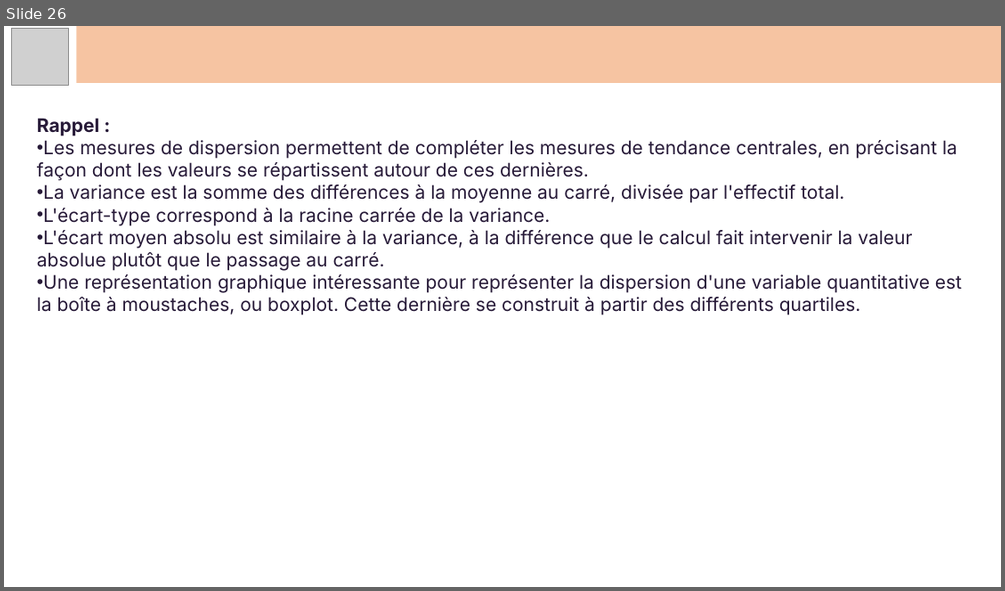
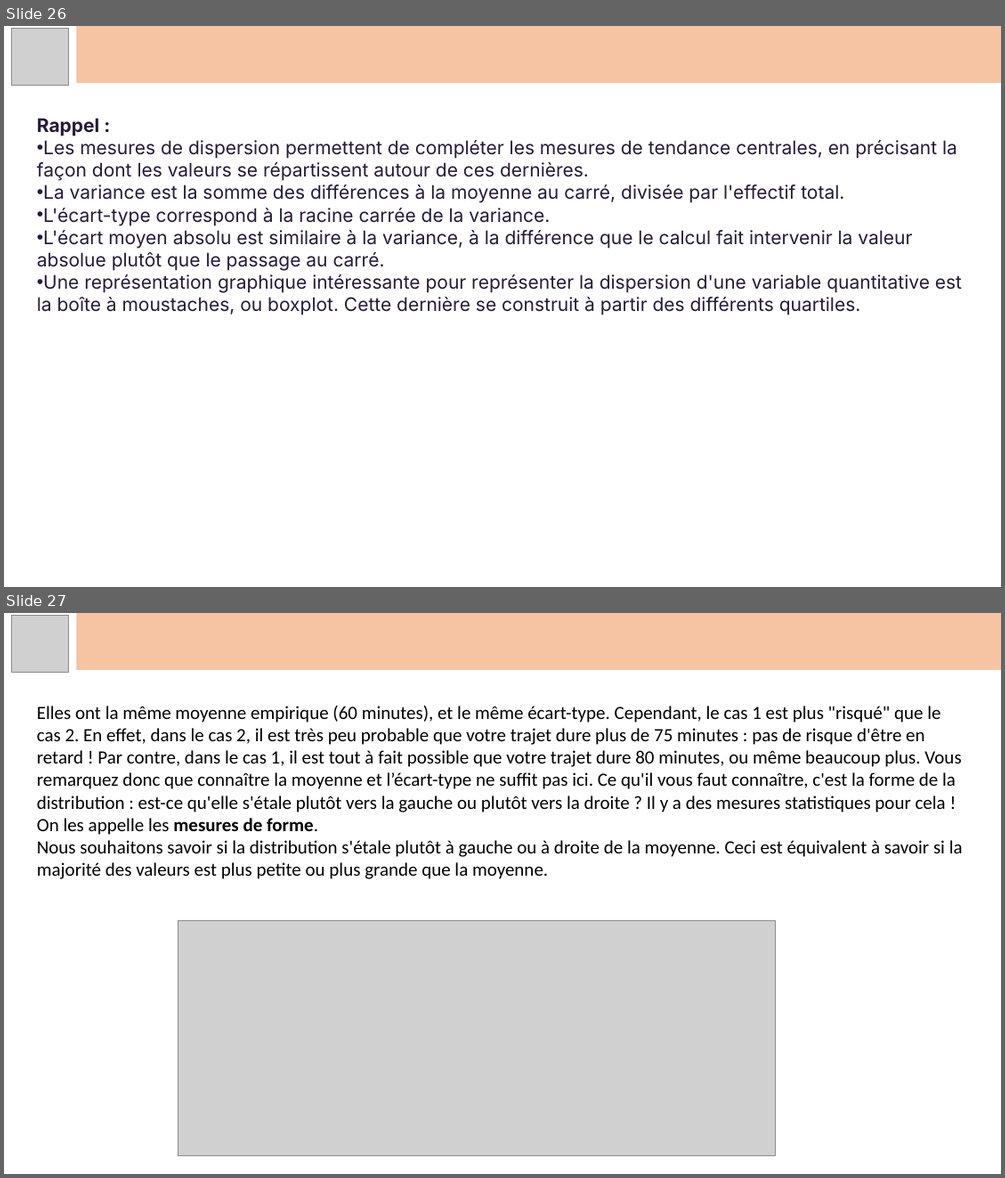
Before and after one commit to Koraiche/Artificial_Intelligence, a slide deck: Docs/Courses/Data Science/Data Analysis/Statistiques.pptx. Shown one above the other, each under a label of ours: slide 26 before the commit, slides 26 and 27 after it. The pictures are 1005x591 and 1005x1178 pixels, drawn with LibreOffice and Linux fonts; fonts in the diff are those of the drawing; grey boxes stand for pictures. Boxes give left, top, right and bottom in pixels: in the first picture for what was removed or moved away, otherwise in the second. Text is boxed around its words. In the diff, an @@ line names an element or a change of style, - is before the commit and + after.

```diff
--- a/Docs/Courses/Data Science/Data Analysis/Statistiques.pptx
+++ b/Docs/Courses/Data Science/Data Analysis/Statistiques.pptx
@@ slide 27 added at <box>4,613,1001,1174</box>, background #FFFFFF @@
@@ picture added at <box>11,616,68,672</box> @@
@@ rectangle added at <box>77,613,1001,670</box>, fill #F4B183 at 75% opacity @@
@@ text added at <box>37,706,963,879</box>, 18 pt, text #000000 @@
+Elles ont la même moyenne empirique (60 minutes), et le même écart-type. Cependant, le cas 1 est plus "risqué" que le cas 2. En effet, dans le cas 2, il est très peu probable que votre trajet dure plus de 75 minutes : pas de risque d'être en retard ! Par contre, dans le cas 1, il est tout à fait possible que votre trajet dure 80 minutes, ou même beaucoup plus. Vous remarquez donc que connaître la moyenne et l’écart-type ne suffit pas ici. Ce qu'il vous faut connaître, c'est la forme de la distribution : est-ce qu'elle s'étale plutôt vers la gauche ou plutôt vers la droite ? Il y a des mesures statistiques pour cela ! On les appelle les mesures de forme.
+Nous souhaitons savoir si la distribution s'étale plutôt à gauche ou à droite de la moyenne. Ceci est équivalent à savoir si la majorité des valeurs est plus petite ou plus grande que la moyenne.
@@ picture added at <box>178,920,776,1155</box> @@
```
Also in this commit, not shown: 19 other slides added, 23 other files.
